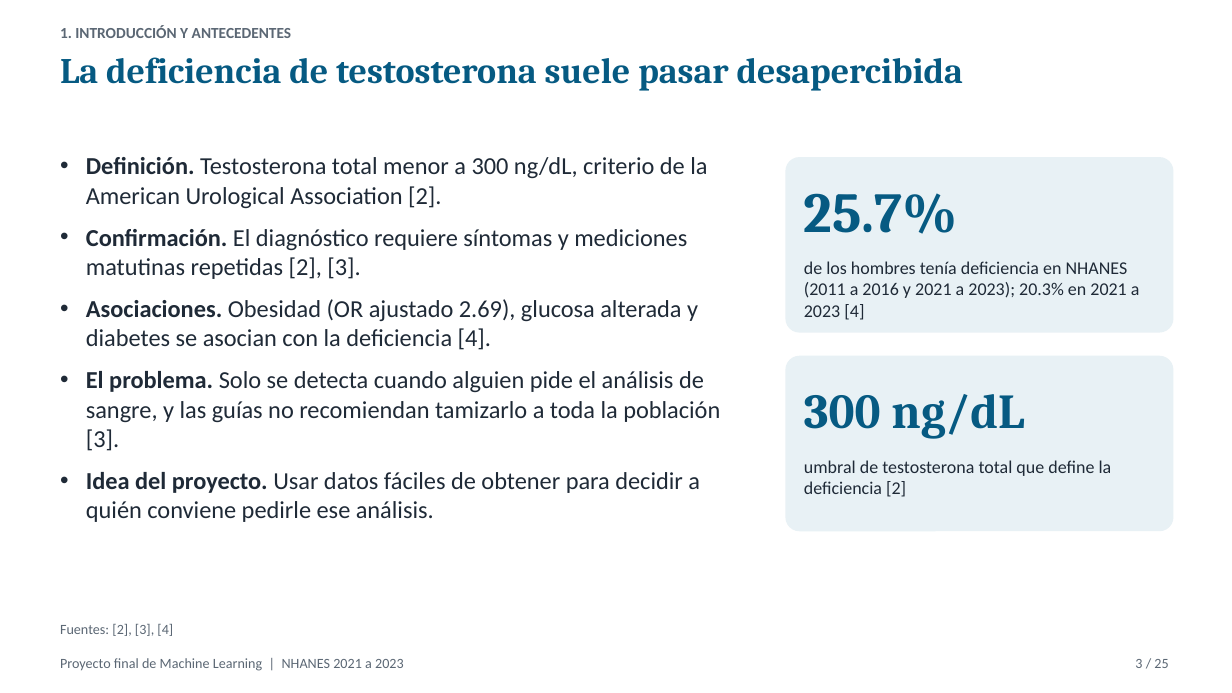
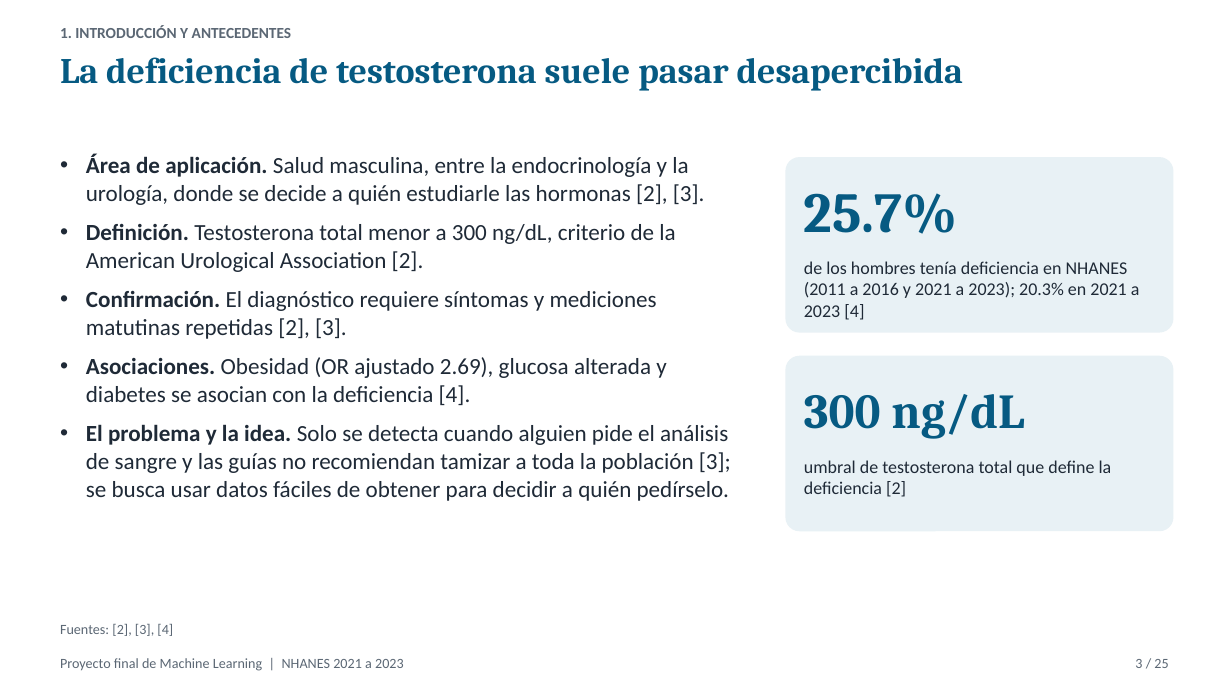
Before and after one commit to paskcual/deteccion-testosterona-ml, a slide deck: slide 3 of presentacion/presentacion-proyecto-final.pptx. Drawn at 1232x693 pixels with LibreOffice and Linux fonts; fonts in the diff are those of the drawing. Boxes give left, top, right and bottom in pixels: in the first picture for what was removed or moved away, otherwise in the second. Text is boxed around its words. In the diff, an @@ line names an element or a change of style, - is before the commit and + after.

Commit message:
Agrega atipicos, seleccion de variables y area de aplicacion a la presentacion
Se agregan los valores atipicos (FSH y LH por la regla del IQR, sin eliminarlos), la
aclaracion de que se usan las 13 predictoras sin seleccion, el area de aplicacion y las
tasas de deficiencia con diabetes e hipertension, con sus notas del orador.

```diff
--- a/presentacion/presentacion-proyecto-final.pptx
+++ b/presentacion/presentacion-proyecto-final.pptx
@@ text at (86,154,705,205): paragraph added @@
+• Área de aplicación. Salud masculina, entre la endocrinología y la urología, donde se decide a quién estudiarle las hormonas [2], [3].
@@ text at (86,224,675,405): size 19 to 18 pt in "Definición. Testosterona total menor a 300 ng/dL, ...", "Confirmación. El diagnóstico requiere síntomas y mediciones ...", "Asociaciones. Obesidad (OR ajustado 2.69), glucosa alterada ..."; less space between paragraphs @@
@@ text at (86,424,731,501): text changed; size 19 to 18 pt @@
-• El problema. Solo se detecta cuando alguien pide el análisis de sangre, y las guías no recomiendan tamizarlo a toda la población [3].
-• Idea del proyecto. Usar datos fáciles de obtener para decidir a quién conviene pedirle ese análisis.
+• El problema y la idea. Solo se detecta cuando alguien pide el análisis de sangre y las guías no recomiendan tamizar a toda la población [3]; se busca usar datos fáciles de obtener para decidir a quién pedírselo.
```
Also in this commit, not shown: 2 other slides changed, 1 other file.
